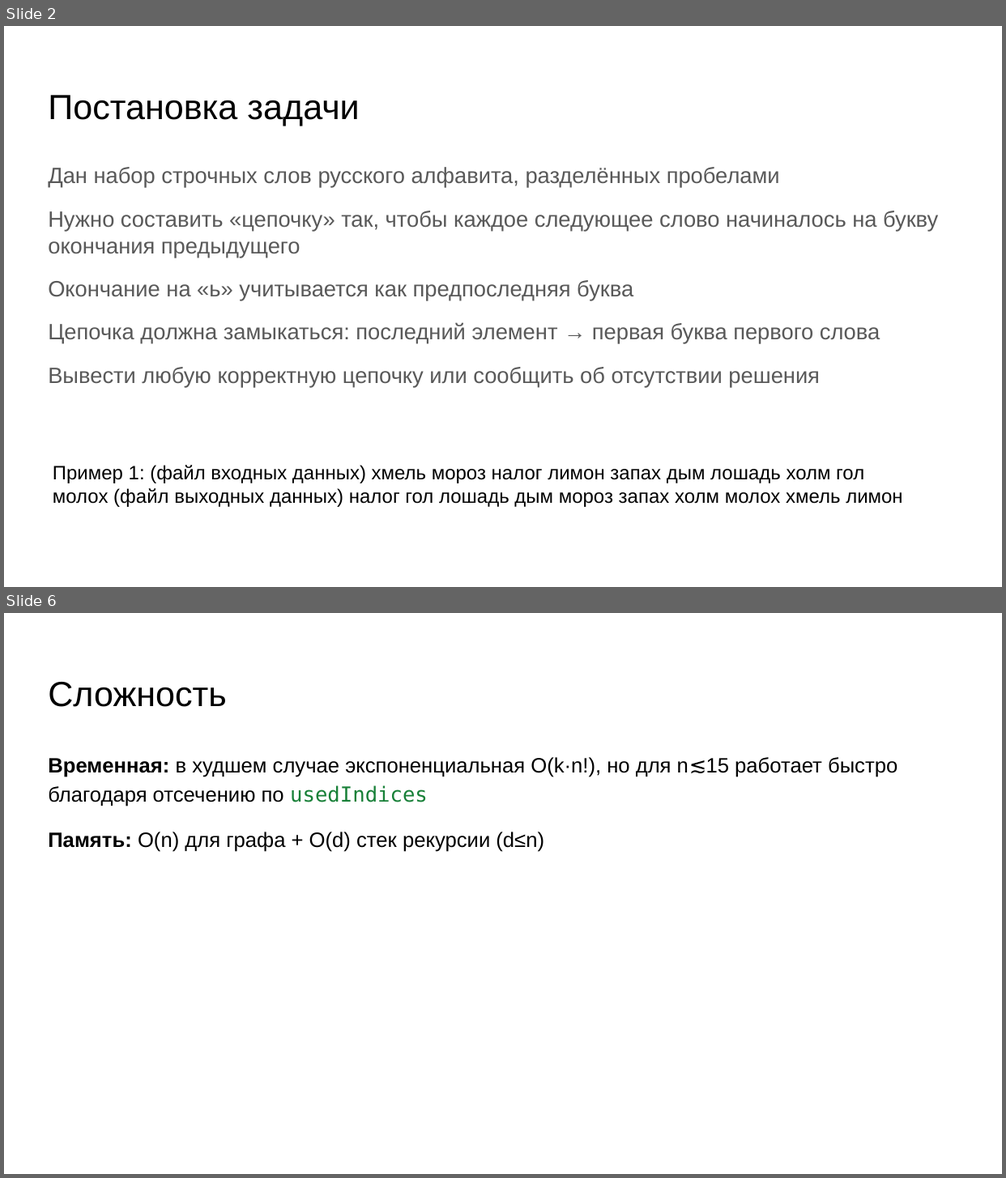
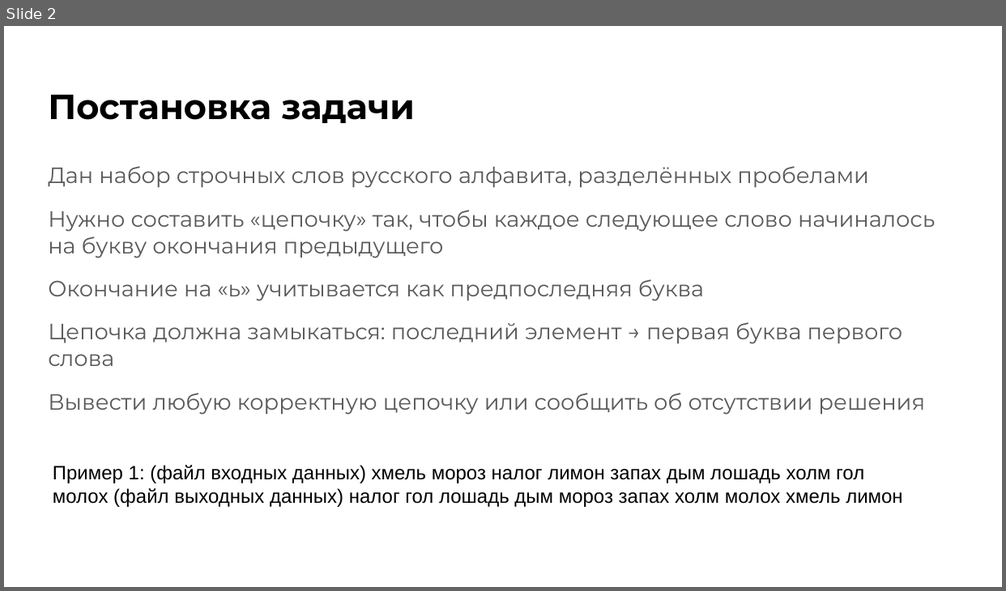
Before and after one commit to SaveliyShutov/IKM_ShutovSaveliy, a slide deck: Игра в слова.pptx. Shown one above the other, each under a label of ours: slides 2 and 6 before the commit, slide 2 after it; the slides between them are not shown. The pictures are 1006x1178 and 1006x591 pixels, drawn with LibreOffice and Linux fonts; fonts in the diff are those of the drawing. Boxes give left, top, right and bottom in pixels: in the first picture for what was removed or moved away, otherwise in the second. Text is boxed around its words. In the diff, an @@ line names an element or a change of style, - is before the commit and + after.

```diff
--- a/Игра в слова.pptx
+++ b/Игра в слова.pptx
@@ slide 6 removed at (4,613,1002,1174), background #FFFFFF @@
@@ title removed at (48,682,227,707) @@
-Сложность
@@ text removed at (48,757,897,852) @@
-Временная: в худшем случае экспоненциальная O(k·n!), но для n≲15 работает быстро благодаря отсечению по usedIndices
-Память: O(n) для графа + O(d) стек рекурсии (d≤n)
@@ slide 2 changed as well @@
@@ title "Постановка задачи" at (48,94,415,123): font Arial to Montserrat, bold on @@
@@ text "Дан набор строчных слов русского ..." at (48,166,935,415): font Arial to Montserrat @@
```
Also in this commit, not shown: 2 other slides changed, 5 slides added, 4 other slides removed.
